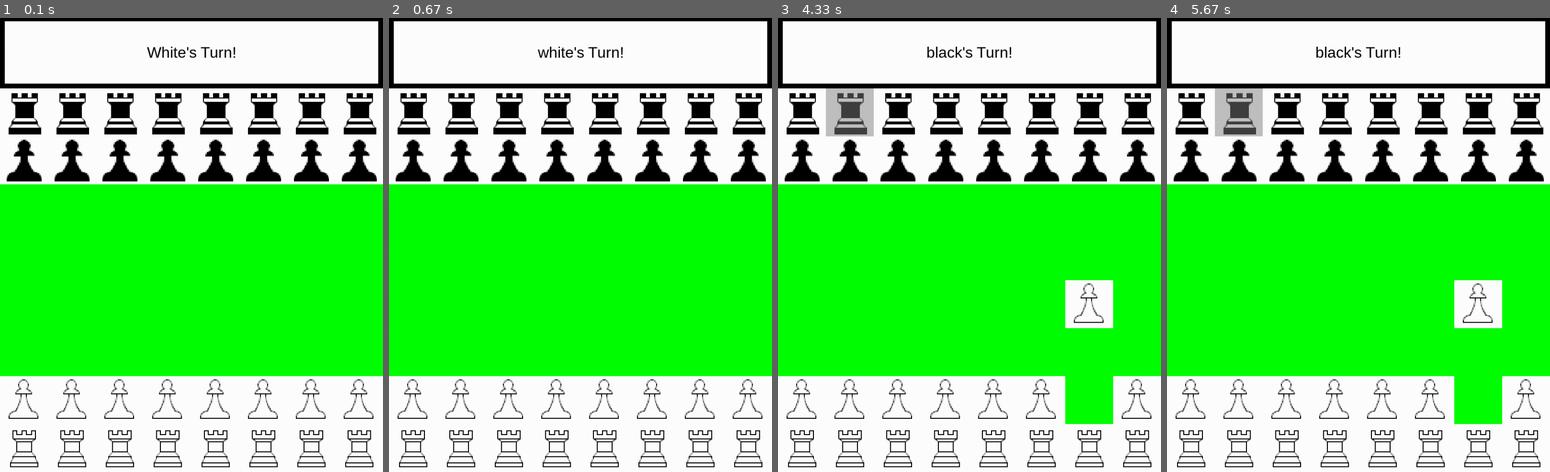
Above: before the commit, frames 1-4 (left to right).
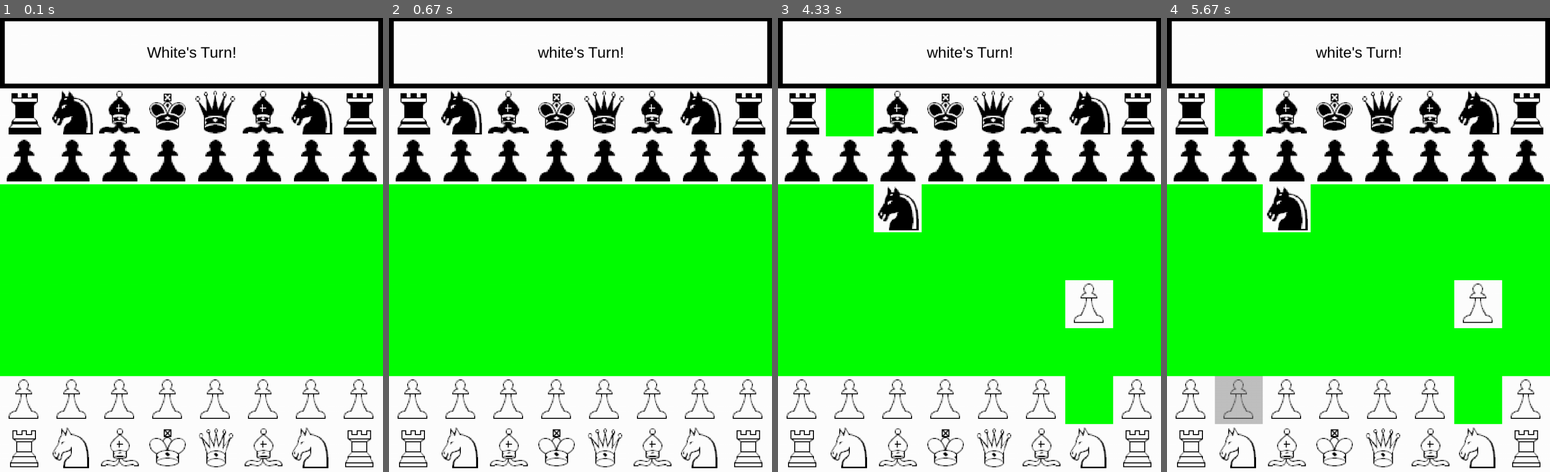
Above: after the commit, the same moments.

Repository: Qdavis24/Chess-Pygame
Game: pygame game, started from run.py
The game is run twice, just before and just after one commit, with the same random seed, the same clock (stepped at 60 frames per second) and the same inputs.
Inputs (mouse positions are in pixels of both pictures, inside the frame that each line leads up to):
- Up to frame 1 (0.1 s): no input
- Up to frame 2 (0.67 s): click (580, 245) at 0.38 s
- Up to frame 3 (4.33 s): click (1111, 403) at 1.22 s; click (977, 90) at 1.55 s; click (1069, 317) at 2.22 s; click (908, 95) at 2.55 s; click (1088, 231) at 2.88 s; click (1049, 163) at 3.22 s; click (854, 90) at 3.55 s; click (862, 294) at 3.88 s; click (885, 208) at 4.22 s
- Up to frame 4 (5.67 s): click (1243, 412) at 4.58 s

The runs differ from the first frame. In frame 1, 4.8% of the frame differs, in the area x 13-87%, y 15-100%; in frame 2, 4.8%; in frame 3, 7.2%; in frame 4, 8.5%, in the area x 12-87%, y 6-100%.

Commit message:
Add Knight piece to complete chess MVP
- Implement Knight class with L-shaped movement algorithm
- Create specialized valid_moves method for Knight's unique pattern
- Complete minimum viable product for chess game with all piece types

This change finalizes the core piece set, enabling standard chess gameplay.

Diff:
--- a/classes.py
+++ b/classes.py
@@ -139,16 +139,16 @@
         self._layout_specials(7, "white")
 
     def _layout_specials(self, row, color):
-        # piece_list = [Rook, Knight, Bishop, Queen, King, Bishop, Knight, Rook]
-        for i in range(8):
-            new_rook = Rook(
+        piece_list = [Rook, Knight, Bishop, Queen, King, Bishop, Knight, Rook]
+        for i, piece in enumerate(piece_list):
+            new_piece = piece(
                 *self.position.position_matrix[row][i],
                 color,
                 self.position.piece_width,
                 self.position.piece_height,
             )
-            self.graph.node_matrix[row][i].piece = new_rook
-            getattr(self, f"{color}s").add(new_rook)
+            self.graph.node_matrix[row][i].piece = new_piece
+            getattr(self, f"{color}s").add(new_piece)
 
     def _layout_pawns(self):
         for i in range(8):
@@ -443,3 +443,50 @@
         self._check_path(node, self.move_color_codex[self.color]["bl"], valid_move_nodes)
         self._check_path(node, self.move_color_codex[self.color]["br"], valid_move_nodes)
         return [n for n in valid_move_nodes if n]
+
+class Bishop(Piece):
+    def __init__(self, x, y, color, width, height):
+        super().__init__(color, width, height)
+        image = pygame.image.load(
+            f"./assets/imgs/pieces/chess_piece_2_{self.color}_bishop.png"
+        )
+        image = pygame.transform.scale(image, (width, height))
+        self.image.blit(image, (0, 0))
+        self.original_image = self.image.copy()
+        self.update((x, y))
+
+    def valid_moves(self, node):
+        valid_move_nodes = []
+        self._check_path(node, self.move_color_codex[self.color]["fl"], valid_move_nodes)
+        self._check_path(node, self.move_color_codex[self.color]["fr"], valid_move_nodes)
+        self._check_path(node, self.move_color_codex[self.color]["bl"], valid_move_nodes)
+        self._check_path(node, self.move_color_codex[self.color]["br"], valid_move_nodes)
+        return [n for n in valid_move_nodes if n]
+
+class Knight(Piece):
+    def __init__(self, x, y, color, width, height):
+        super().__init__(color, width, height)
+        image = pygame.image.load(
+            f"./assets/imgs/pieces/chess_piece_2_{self.color}_knight.png"
+        )
+        image = pygame.transform.scale(image, (width, height))
+        self.image.blit(image, (0, 0))
+        self.original_image = self.image.copy()
+        self.update((x, y))
+
+    def valid_moves(self, node):
+        valid_move_nodes = self._check_l(node, "f") + self._check_l(node, "b") + self._check_l(node, "l") + self._check_l(node, "r")
+        print(valid_move_nodes)
+        return [n for n in valid_move_nodes if n]
+
+    def _check_l(self, node, direction):
+        if direction == "f" or direction == "b":
+            finals = ("l", "r")
+        elif direction == "l" or direction == "r":
+            finals = ("f", "b")
+        curr_node = node
+        for i in range(2):
+            curr_node = getattr(curr_node, self.move_color_codex[self.color][direction]) if getattr(curr_node, self.move_color_codex[self.color][direction]) else None
+            if not curr_node:
+                return [curr_node]
+        return [getattr(curr_node, self.move_color_codex[self.color][finals[0]]), getattr(curr_node, self.move_color_codex[self.color][finals[1]])]
